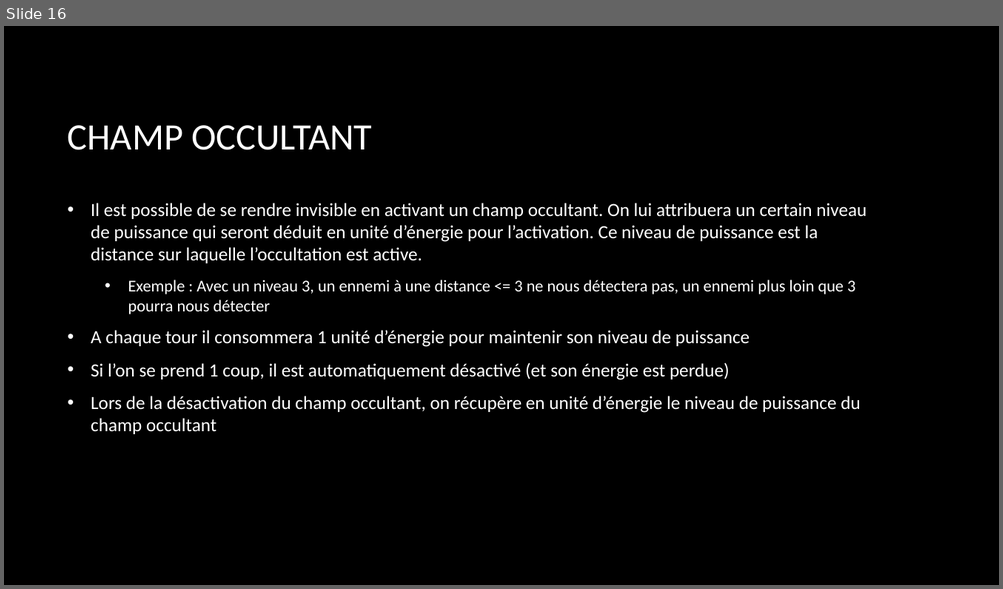
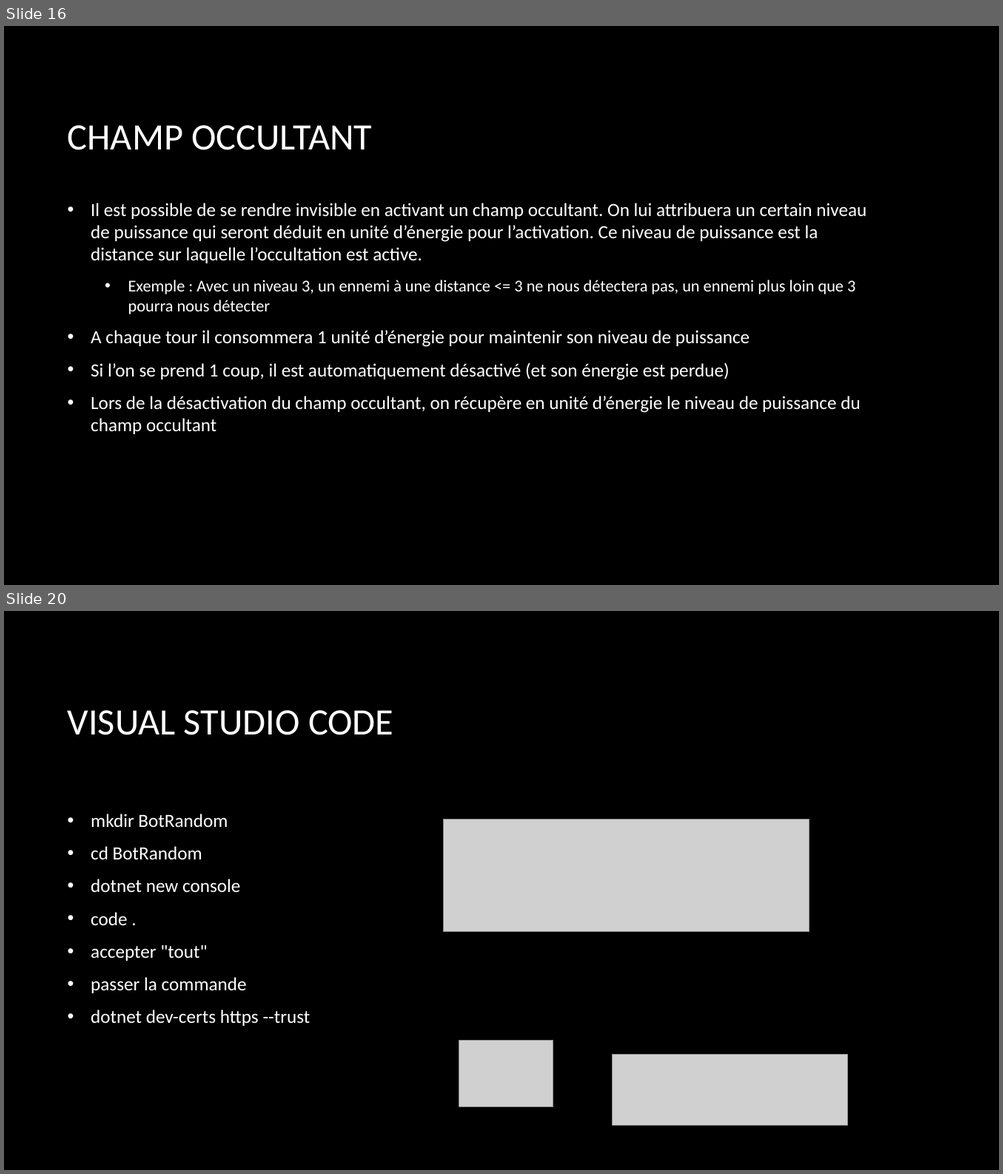
Before and after one commit to BorisFR/BattleIA, a slide deck: Battle IA.pptx. Shown one above the other, each under a label of ours: slide 16 before the commit, slides 16 and 20 after it; the slides between them are not shown. The pictures are 1003x589 and 1003x1174 pixels, drawn with LibreOffice and Linux fonts; fonts in the diff are those of the drawing; grey boxes stand for pictures; background and template pictures are left out. Boxes give left, top, right and bottom in pixels: in the first picture for what was removed or moved away, otherwise in the second. Text is boxed around its words. In the diff, an @@ line names an element or a change of style, - is before the commit and + after.

```diff
--- a/Battle IA.pptx
+++ b/Battle IA.pptx
@@ slide 20 added at (4,611,999,1170), background picture (left out) @@
@@ title added at (68,710,393,735), 36 pt, text #FFFFFF @@
+VISUAL STUDIO CODE
@@ text added at (91,814,310,1026), 18 pt, text #FFFFFF @@
+• mkdir BotRandom
+• cd BotRandom
+• dotnet new console
+• code .
+• accepter "tout"
+• passer la commande
+• dotnet dev-certs https --trust
@@ picture added at (444,820,809,933) @@
@@ picture added at (459,1041,553,1108) @@
@@ picture added at (612,1055,848,1126) @@
```
Also in this commit, not shown: 13 slides changed, 1 other slide added, 16 other files.
